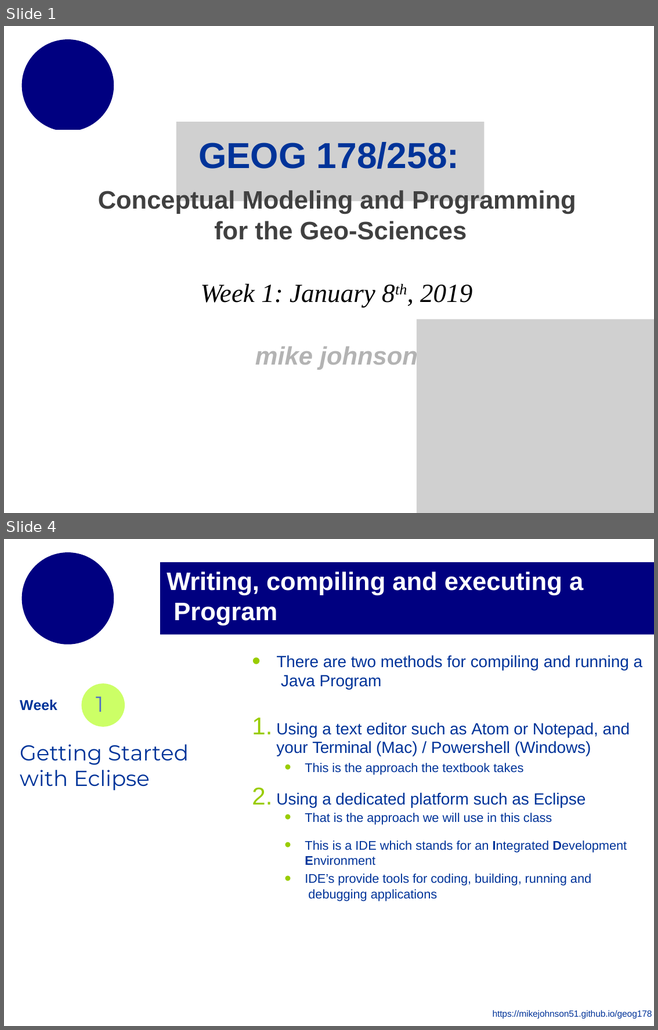
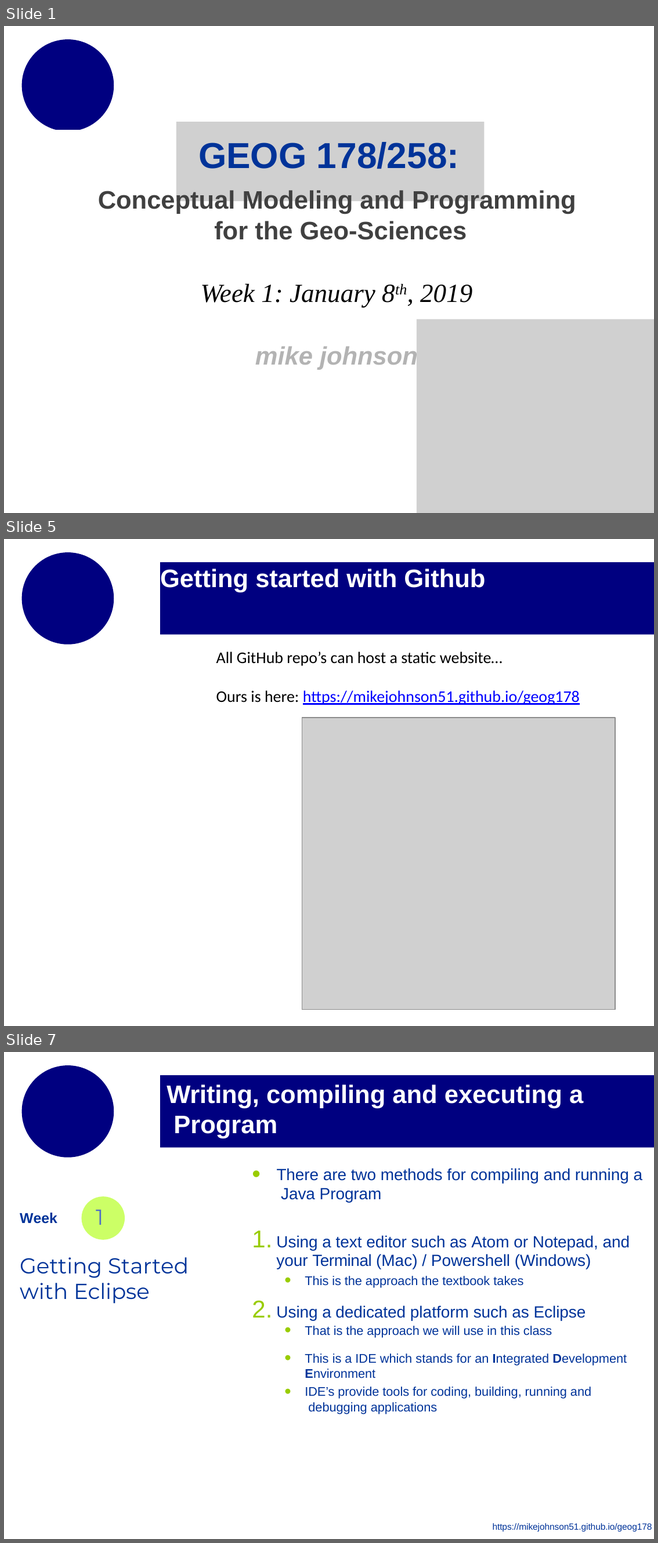
Before and after one commit to mikejohnson51/geog178_2019, a slide deck: section_slides/week1_section_slides.pptx. Shown one above the other, each under a label of ours: slides 1 and 4 before the commit, slides 1, 5 and 7 after it; the slides between them are not shown. The pictures are 658x1030 and 658x1543 pixels, drawn with LibreOffice and Linux fonts; fonts in the diff are those of the drawing; grey boxes stand for pictures; background and template pictures are left out. Boxes give left, top, right and bottom in pixels: in the first picture for what was removed or moved away, otherwise in the second. Text is boxed around its words. In the diff, an @@ line names an element or a change of style, - is before the commit and + after.

```diff
--- a/section_slides/week1_section_slides.pptx
+++ b/section_slides/week1_section_slides.pptx
@@ slide 5 added at bbox=[4, 539, 654, 1026], background #FFFFFF @@
@@ freeform shape added at bbox=[21, 553, 114, 645], fill #000080 @@
@@ freeform shape added at bbox=[160, 562, 654, 635], fill #000080, 28 pt, text #FFFFFF, bold @@
+Getting started with Github
@@ text added at bbox=[216, 652, 579, 705], 18 pt, text #000000 @@
+All GitHub repo’s can host a static website…
+Ours is here: https://mikejohnson51.github.io/geog178
@@ picture added at bbox=[302, 718, 615, 1010] @@
@@ what was slide 4 is now slide 7 @@
```
Also in this commit, not shown: 4 slides changed, 3 other slides added, 3 other files.
